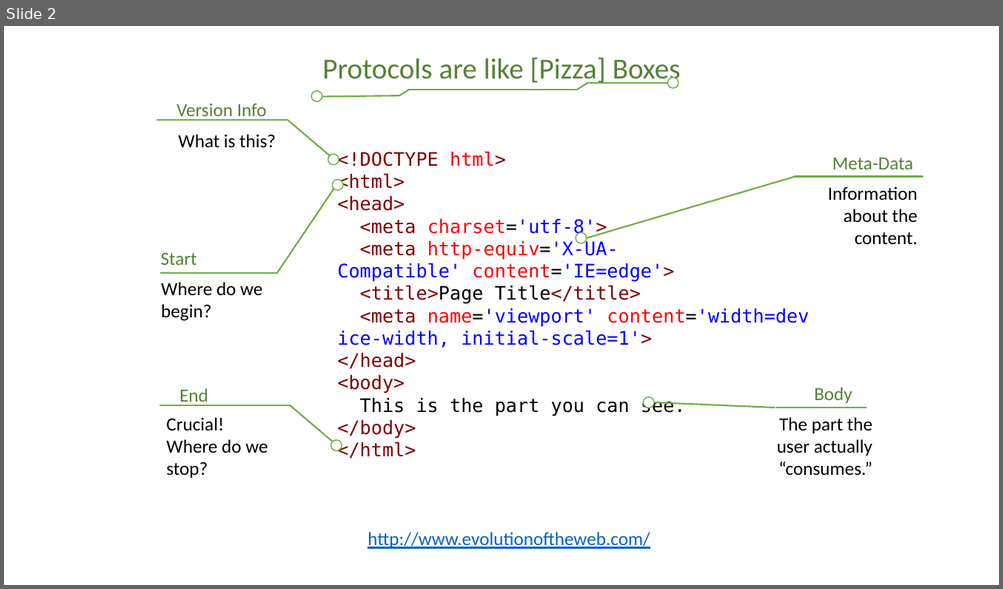
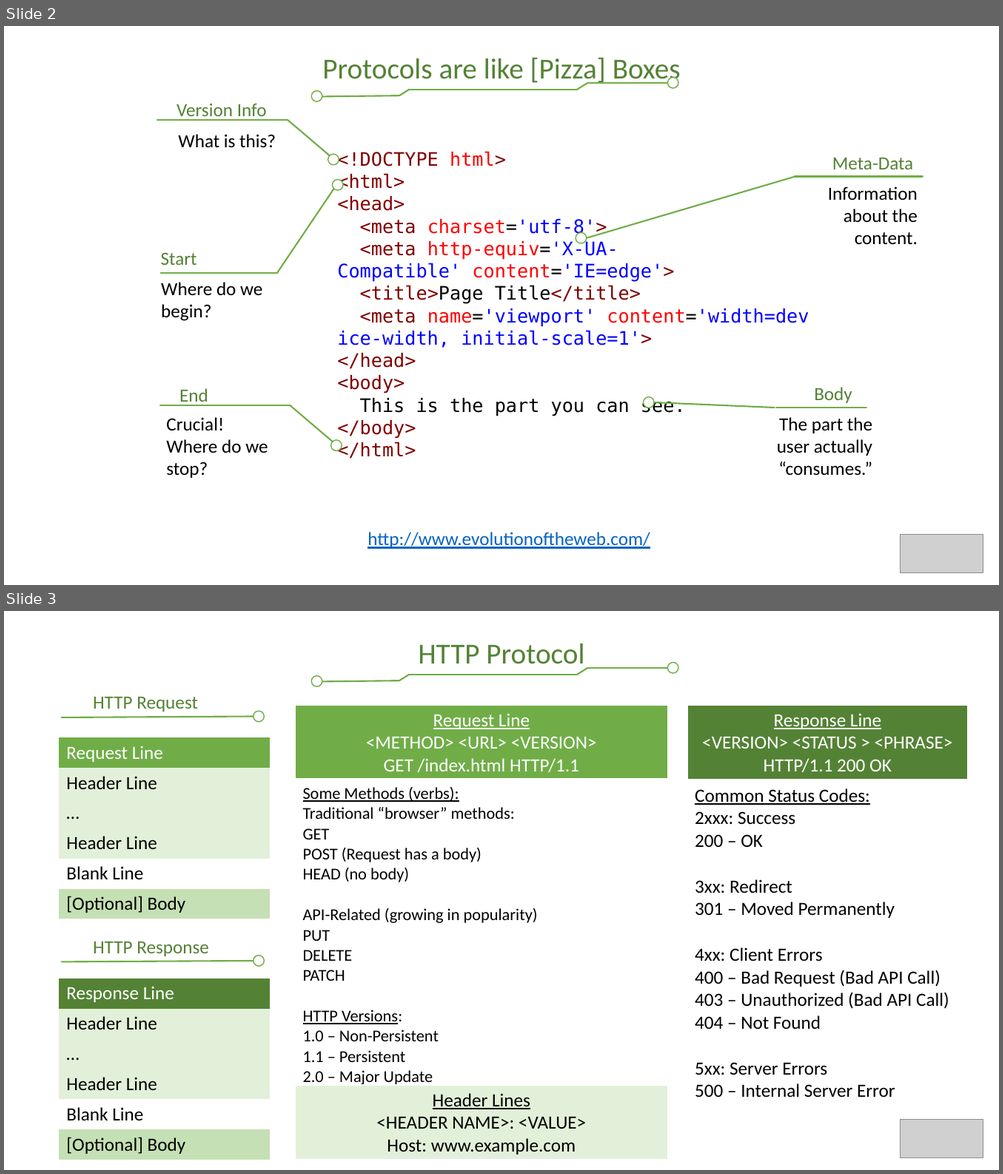
Before and after one commit to CS3550/Fall2020, a slide deck: Network Parts and Terms.pptx. Shown one above the other, each under a label of ours: slide 2 before the commit, slides 2 and 3 after it. The pictures are 1003x589 and 1003x1174 pixels, drawn with LibreOffice and Linux fonts; fonts in the diff are those of the drawing; grey boxes stand for pictures. Boxes give left, top, right and bottom in pixels: in the first picture for what was removed or moved away, otherwise in the second. Text is boxed around its words. In the diff, an @@ line names an element or a change of style, - is before the commit and + after.

Commit message:
Add HTTP Slide

```diff
--- a/Network Parts and Terms.pptx
+++ b/Network Parts and Terms.pptx
@@ slide 3 added at (4, 611, 999, 1170), background #FFFFFF @@
@@ text added at (418, 643, 584, 671), 28 pt, text #548235 @@
+HTTP Protocol
@@ group added at (311, 663, 678, 687): 5 lines, 2 ellipses @@
@@ text added at (93, 697, 198, 712), 18 pt, text #548235 @@
+HTTP Request
@@ line added from (62, 718) to (257, 716), #70AD47 1.5 pt @@
@@ ellipse added at (253, 711, 264, 722), fill #FFFFFF, outline #70AD47 1 pt @@
@@ table added at (295, 705, 667, 1160), 3 rows, 1 columns @@
+Request Line / <METHOD> <URL> <VERSION> / GET /index.html HTTP/1.1
+Some Methods (verbs): / Traditional “browser” methods: / GET / POST (Request has a body) / HEAD (no body) / API-Related (growing in popularity) / PUT / DELETE / PATCH / HTTP Versions: / 1.0 – Non-Persistent / 1.1 – Persistent / 2.0 – Major Update
+Header Lines / <HEADER NAME>: <VALUE> / Host: www.example.com
@@ table added at (688, 705, 968, 1101), 2 rows, 1 columns @@
+Response Line / <VERSION> <STATUS > <PHRASE> / HTTP/1.1 200 OK
+Common Status Codes: / 2xxx: Success / 200 – OK / 3xx: Redirect / 301 – Moved Permanently / 4xx: Client Errors / 400 – Bad Request (Bad API Call) / 403 – Unauthorized (Bad API Call) / 404 – Not Found / 5xx: Server Errors / 500 – Internal Server Error
@@ table added at (60, 738, 270, 919), 6 rows, 1 columns @@
+Request Line
+Header Line
+…
+Header Line
+Blank Line
+[Optional] Body
@@ text added at (93, 942, 209, 957), 18 pt, text #548235 @@
+HTTP Response
@@ line added from (62, 963) to (257, 961), #70AD47 1.5 pt @@
@@ ellipse added at (253, 956, 264, 967), fill #FFFFFF, outline #70AD47 1 pt @@
@@ table added at (60, 979, 270, 1160), 6 rows, 1 columns @@
+Response Line
+Header Line
+…
+Header Line
+Blank Line
+[Optional] Body
@@ picture added at (899, 1120, 982, 1158) @@
@@ slide 2 changed as well @@
@@ picture added at (899, 535, 982, 573) @@
```
Also in this commit, not shown: 1 other slide changed.
